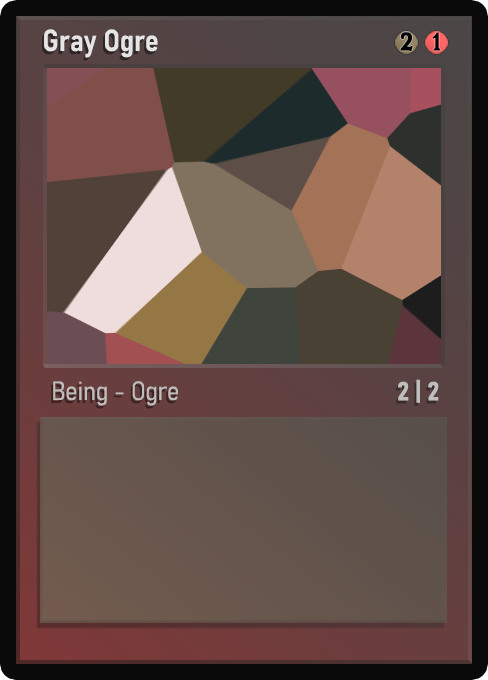
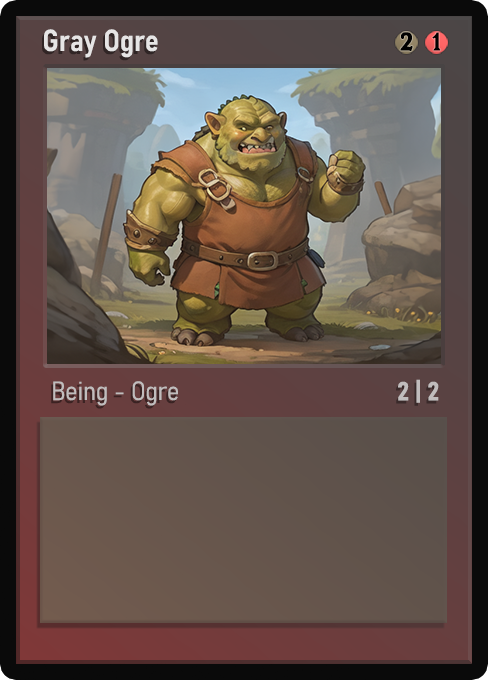
Two versions of the same layered image (488px x 680px). Layer-by-layer changes:
painted on "Name" over box(44, 33, 157, 58)
painted on "AtkDef" over box(398, 382, 438, 390)
painted on "Class" over box(53, 381, 177, 405)
painted on "Artwork" over box(47, 68, 441, 364)
